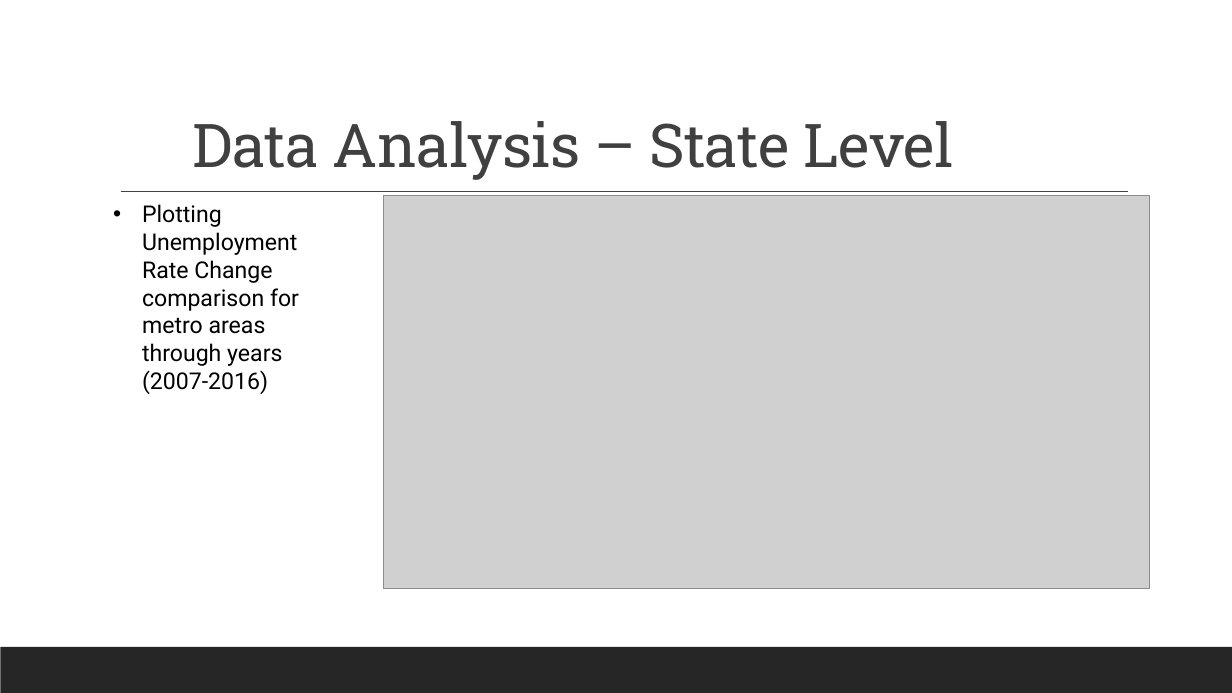
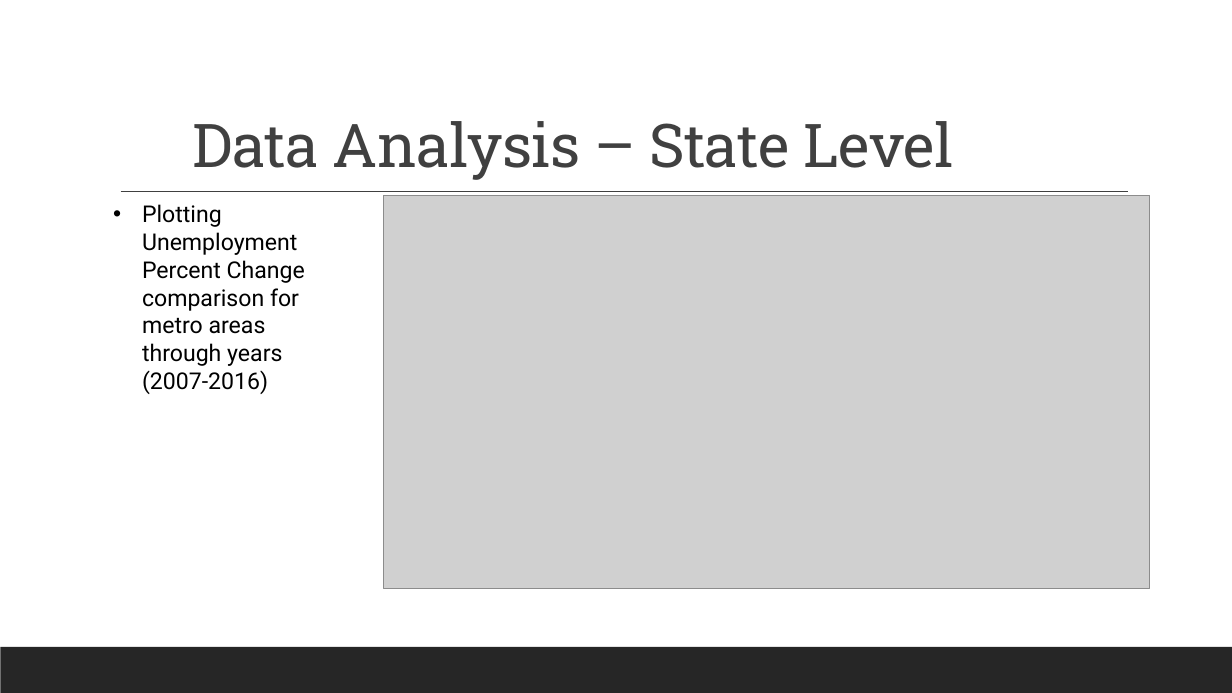
Before and after one commit to rsimeonoglou/group-project-1, a slide deck: slide 18 of Presentations/Stock Market Vs Unemployment v2.pptx. Drawn at 1232x693 pixels with LibreOffice and Linux fonts; fonts in the diff are those of the drawing; grey boxes stand for pictures. Boxes give left, top, right and bottom in pixels: in the first picture for what was removed or moved away, otherwise in the second. Text is boxed around its words. In the diff, an @@ line names an element or a change of style, - is before the commit and + after.

```diff
--- a/Presentations/Stock Market Vs Unemployment v2.pptx
+++ b/Presentations/Stock Market Vs Unemployment v2.pptx
@@ text at box(142, 204, 305, 394): text changed @@
-• Plotting Unemployment Rate Change comparison for metro areas through years (2007-2016)
+• Plotting Unemployment Percent Change comparison for metro areas through years (2007-2016)
```
Also in this commit, not shown: 3 other slides changed, 10 other files.
